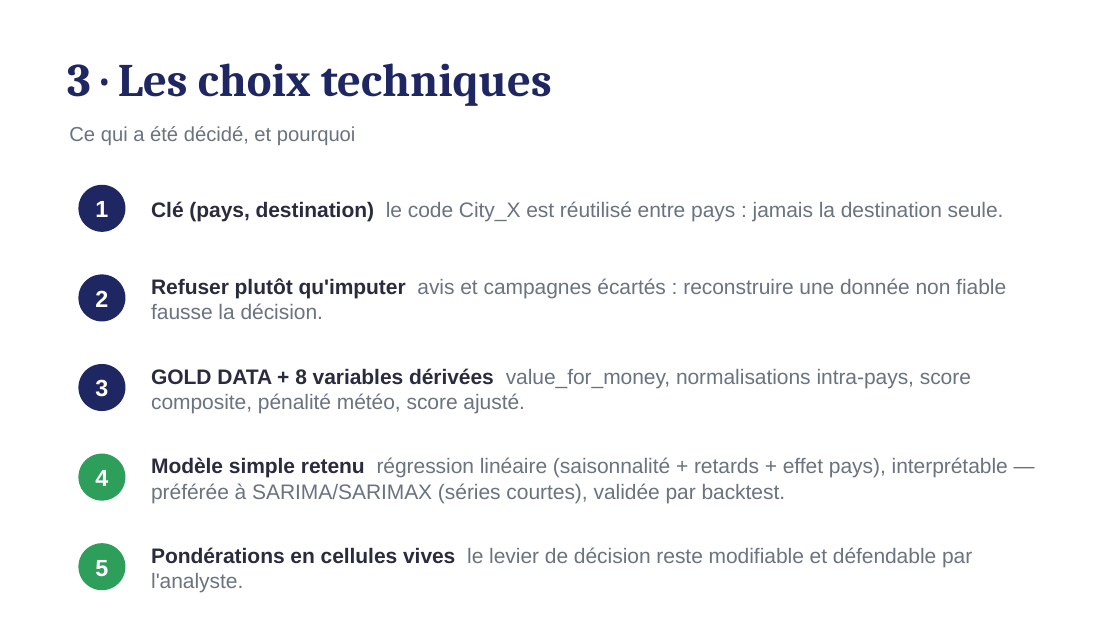
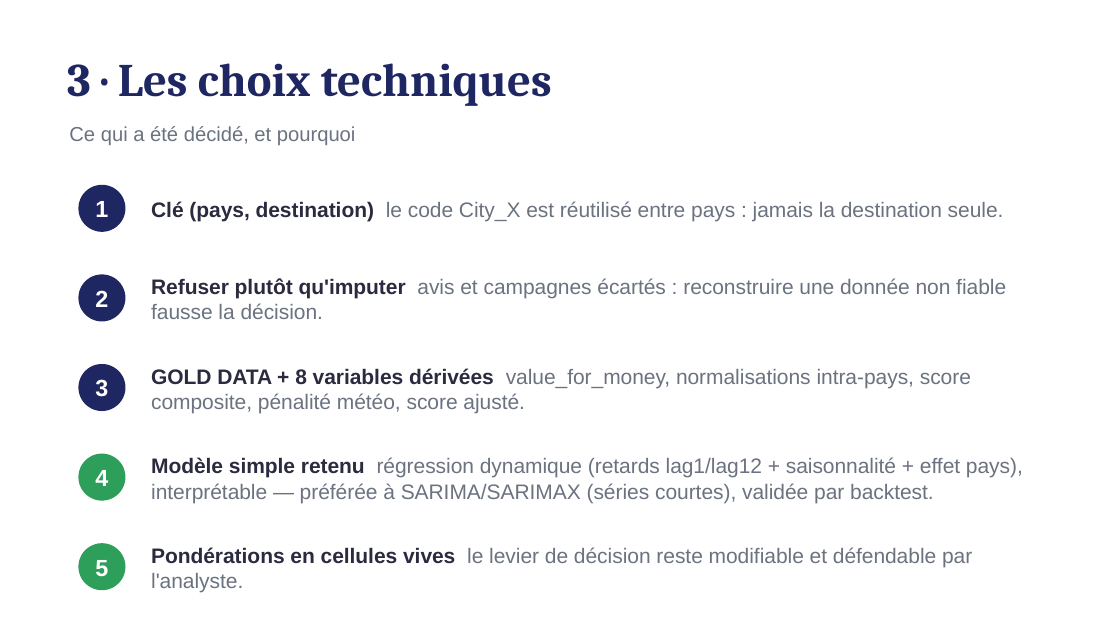
Before and after one commit to kteken10/aed_examen_final, a slide deck: slide 4 of rendu_final/05_Rapport_Management_Projet.pptx. Drawn at 1120x630 pixels with LibreOffice and Linux fonts; fonts in the diff are those of the drawing. Boxes give left, top, right and bottom in pixels: in the first picture for what was removed or moved away, otherwise in the second. Text is boxed around its words. In the diff, an @@ line names an element or a change of style, - is before the commit and + after.

```diff
--- a/rendu_final/05_Rapport_Management_Projet.pptx
+++ b/rendu_final/05_Rapport_Management_Projet.pptx
@@ text at [151, 457, 1023, 503]: text changed @@
-Modèle simple retenu régression linéaire (saisonnalité + retards + effet pays), interprétable — préférée à SARIMA/SARIMAX (séries courtes), validée par backtest.
+Modèle simple retenu régression dynamique (retards lag1/lag12 + saisonnalité + effet pays), interprétable — préférée à SARIMA/SARIMAX (séries courtes), validée par backtest.
```
Also in this commit, not shown: 5 other slides changed, 12 other files.
